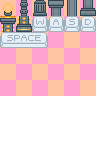
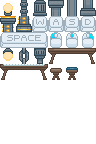
Before/after of a 96px x 144px layered artwork. What changed in the layer stack:
added layer "Layer 89" above "Layer 88" over 66, 67, 78, 80
added layer "Layer 88" above "Layer 87" over 0, 52, 89, 80
added layer "Layer 87" above "Layer 84" over 48, 48, 96, 64
renamed "Layer 74" to "Layer 84", hid it, painted on it over 0, 16, 96, 32
renamed "Layer 70" to "Layer 83", hid it, painted on it over 0, 0, 96, 16
removed layer "Layer 69" over 3, 0, 47, 16
renamed "Layer 76" to "Layer 85", moved it above "Rectangle 2", painted on it over 0, 0, 96, 64
removed layer "Layer 75" over 0, 32, 48, 48
hid "Rectangle 2" over 0, 0, 96, 96
